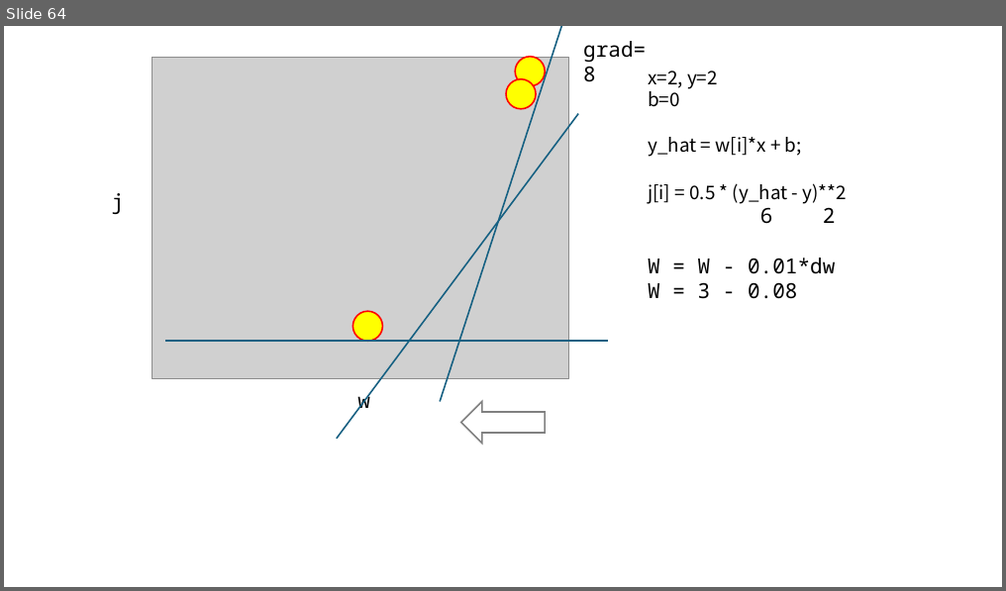
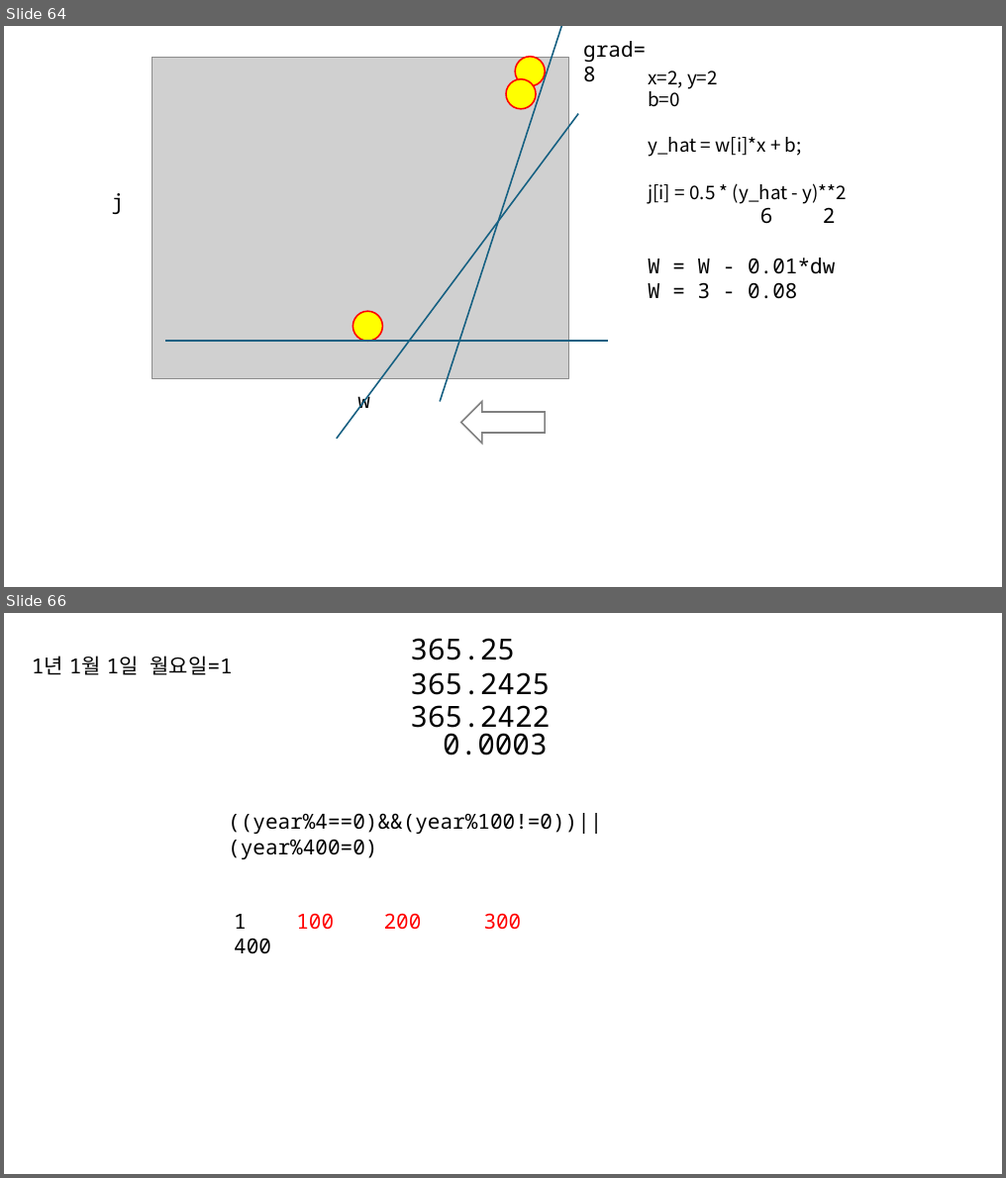
Before and after one commit to imguru-mooc/mfu-optimization, a slide deck: 판서.pptx. Shown one above the other, each under a label of ours: slide 64 before the commit, slides 64 and 66 after it; the slides between them are not shown. The pictures are 1006x591 and 1006x1178 pixels, drawn with LibreOffice and Linux fonts; fonts in the diff are those of the drawing; grey boxes stand for pictures. Boxes give left, top, right and bottom in pixels: in the first picture for what was removed or moved away, otherwise in the second. Text is boxed around its words. In the diff, an @@ line names an element or a change of style, - is before the commit and + after.

```diff
--- a/판서.pptx
+++ b/판서.pptx
@@ slide 66 added at (4, 613, 1002, 1174), background #FFFFFF @@
@@ text added at (410, 638, 549, 695), 28 pt, text #000000 @@
+365.25
+365.2425
@@ text added at (32, 656, 232, 675), 20 pt, text #000000 @@
+1년 1월 1일 월요일=1
@@ text added at (410, 705, 549, 735), 28 pt, text #000000 @@
+365.2422
@@ text added at (443, 733, 548, 756), 28 pt, text #000000 @@
+0.0003
@@ text added at (228, 813, 602, 860), 20 pt, text #000000 @@
+((year%4==0)&&(year%100!=0))||(year%400=0)
@@ text added at (234, 913, 522, 930), 20 pt, text #FF0000 @@
+1 100 200 300 400
```
Also in this commit, not shown: 80 other slides added, 2 other files.
